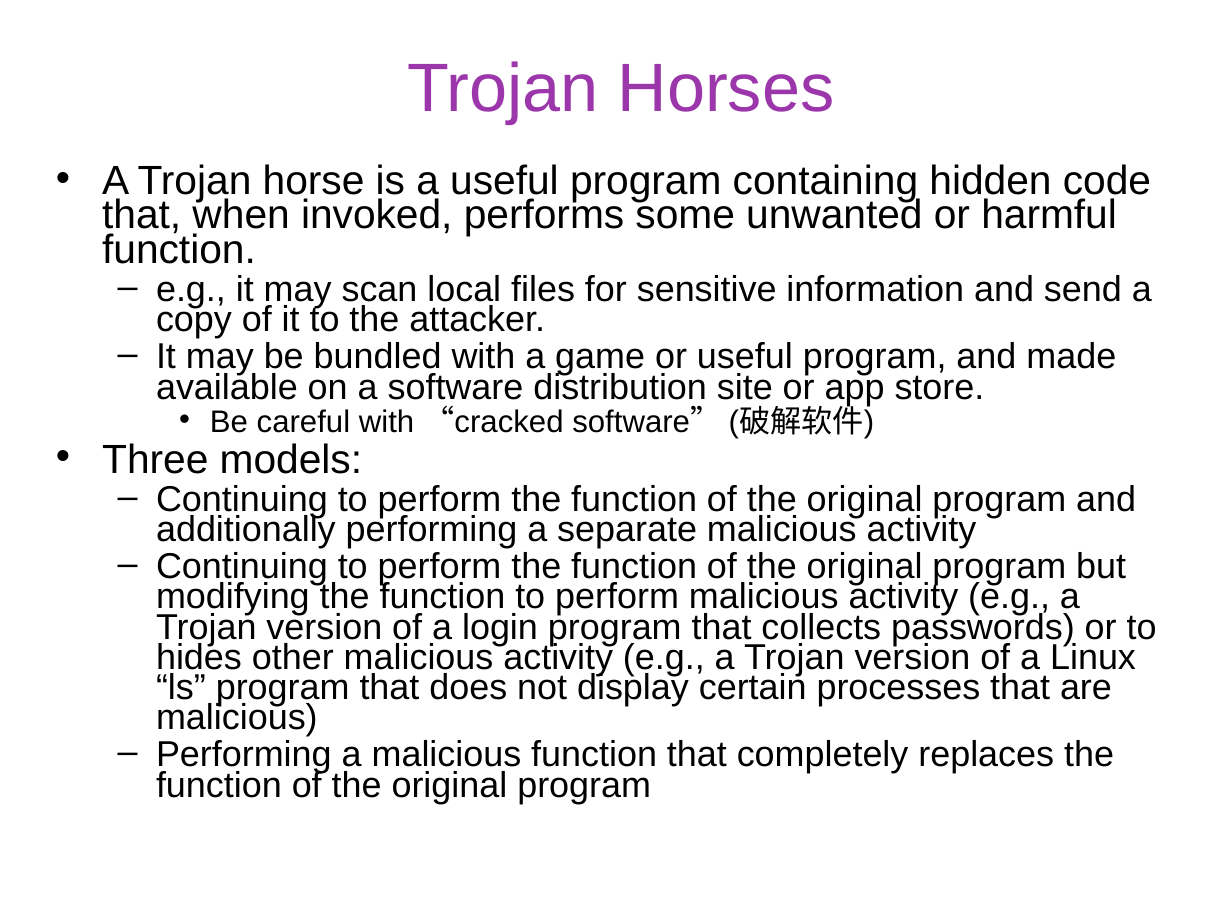
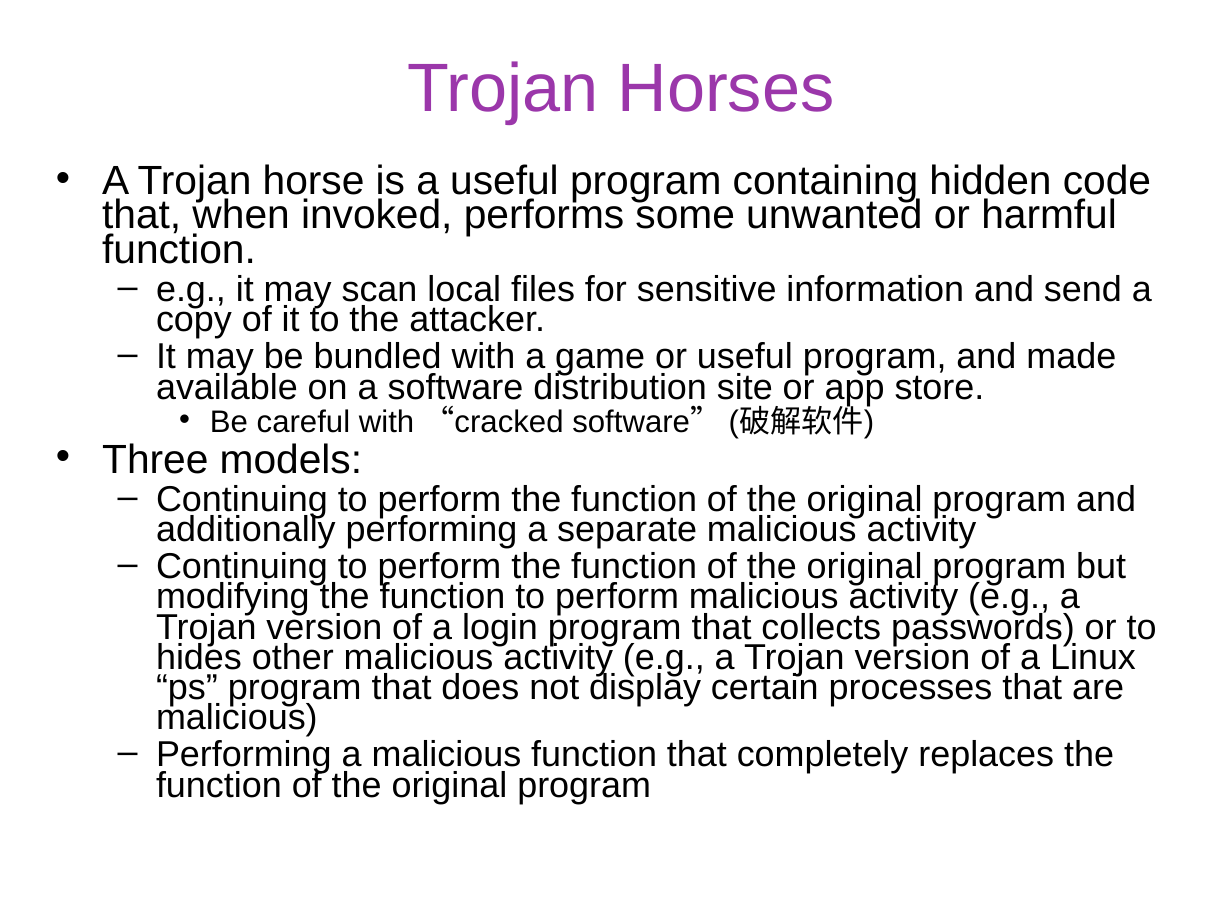
Before and after one commit to gulaoshi/gu.github.io, a slide deck: slide 34 of InfoSec/PPTs/L7-CH06-Malicious Software.pptx. Drawn at 1232x924 pixels with LibreOffice and Linux fonts; fonts in the diff are those of the drawing. Boxes give left, top, right and bottom in pixels: in the first picture for what was removed or moved away, otherwise in the second. Text is boxed around its words. In the diff, an @@ line names an element or a change of style, - is before the commit and + after.

```diff
--- a/InfoSec/PPTs/L7-CH06-Malicious Software.pptx
+++ b/InfoSec/PPTs/L7-CH06-Malicious Software.pptx
@@ text at box(156, 552, 1157, 736): text changed @@
-  – Continuing to perform the function of the original program but modifying the function to perform malicious activity (e.g., a Trojan version of a login program that collects passwords) or to hides other malicious activity (e.g., a Trojan version of a Linux “ls” program that does not display certain processes that are malicious)
+  – Continuing to perform the function of the original program but modifying the function to perform malicious activity (e.g., a Trojan version of a login program that collects passwords) or to hides other malicious activity (e.g., a Trojan version of a Linux “ps” program that does not display certain processes that are malicious)
```
Also in this commit, not shown: 4 other slides changed, 1 other file.
